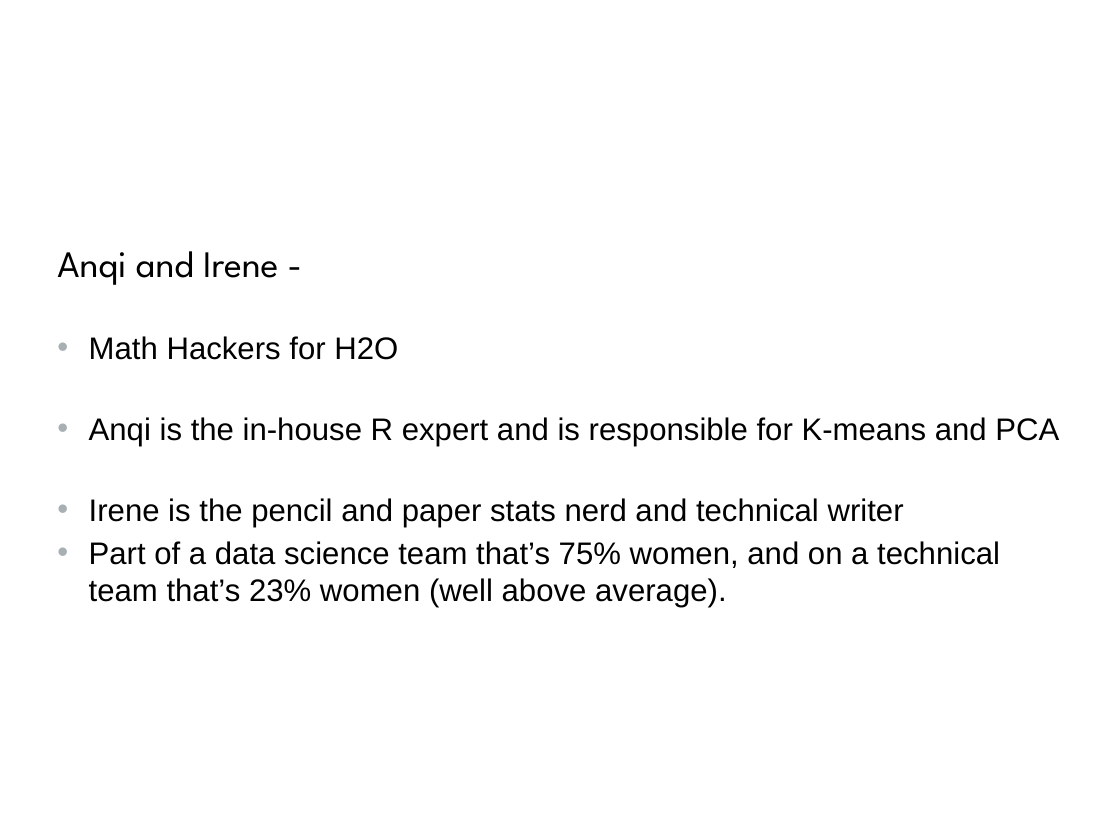
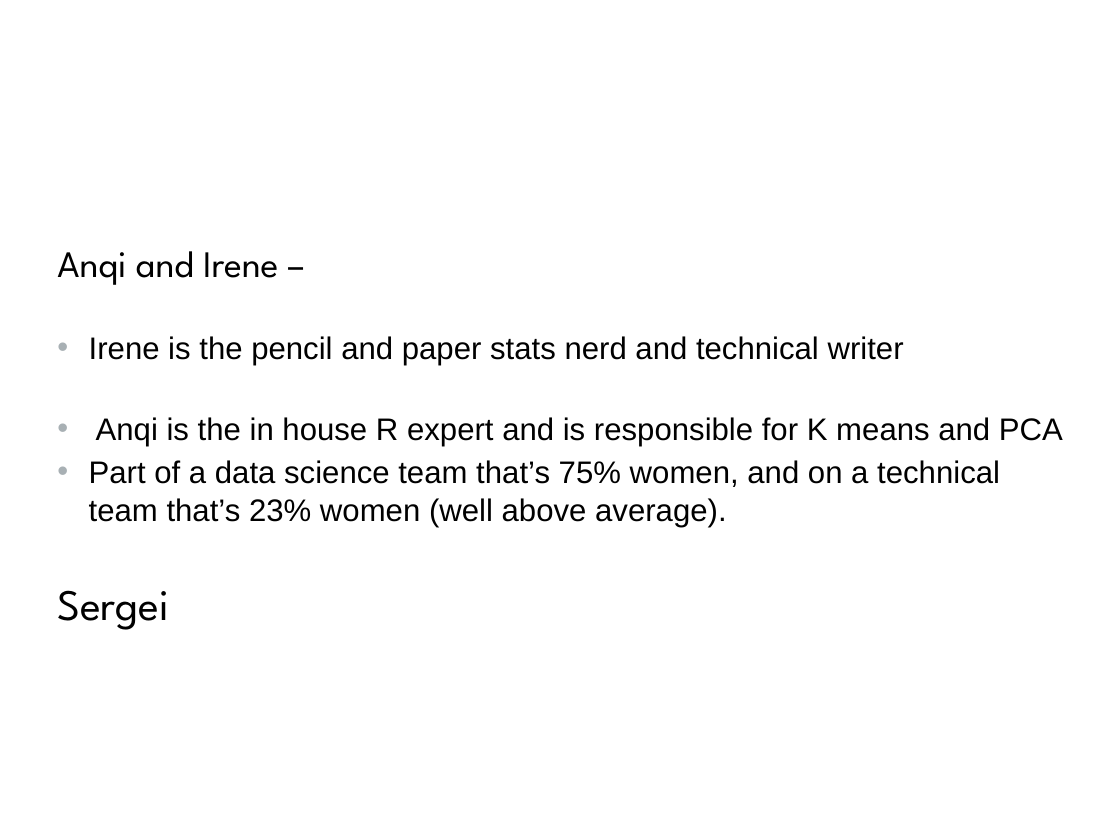
Before and after one commit to h2oai/h2o-2, a slide deck: slide 2 of R/examples/MLdemo/MLPre-demo.pptx. Drawn at 1120x840 pixels with LibreOffice and Linux fonts; fonts in the diff are those of the drawing; background and template pictures are left out. Boxes give left, top, right and bottom in pixels: in the first picture for what was removed or moved away, otherwise in the second. Text is boxed around its words. In the diff, an @@ line names an element or a change of style, - is before the commit and + after.

Commit message:
ml updates

```diff
--- a/R/examples/MLdemo/MLPre-demo.pptx
+++ b/R/examples/MLdemo/MLPre-demo.pptx
@@ text at (57,251,278,285): text changed; size 20 to 24 pt; font Arial to League Spartan @@
-Anqi and Irene -
-  • Math Hackers for H2O
-  • Anqi is the in-house R expert and is responsible for K-means and PCA
+Anqi and Irene –
@@ text at (96,417,1063,446): paragraph added @@
+  • Anqi is the in house R expert and is responsible for K means and PCA
@@ text at (57,590,169,630): paragraph added @@
+  Sergei
```
Also in this commit, not shown: 6 other slides changed, 3 slides added.
